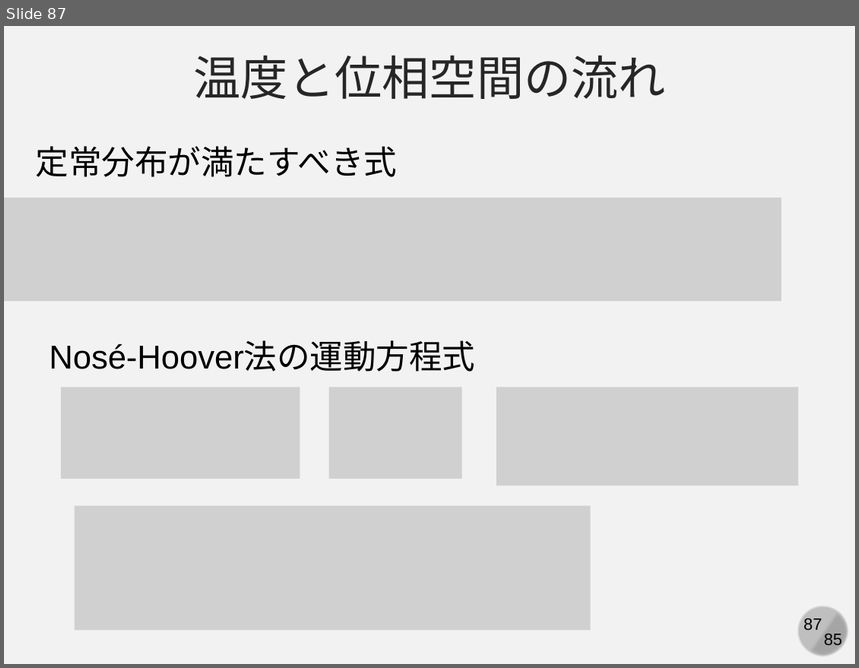
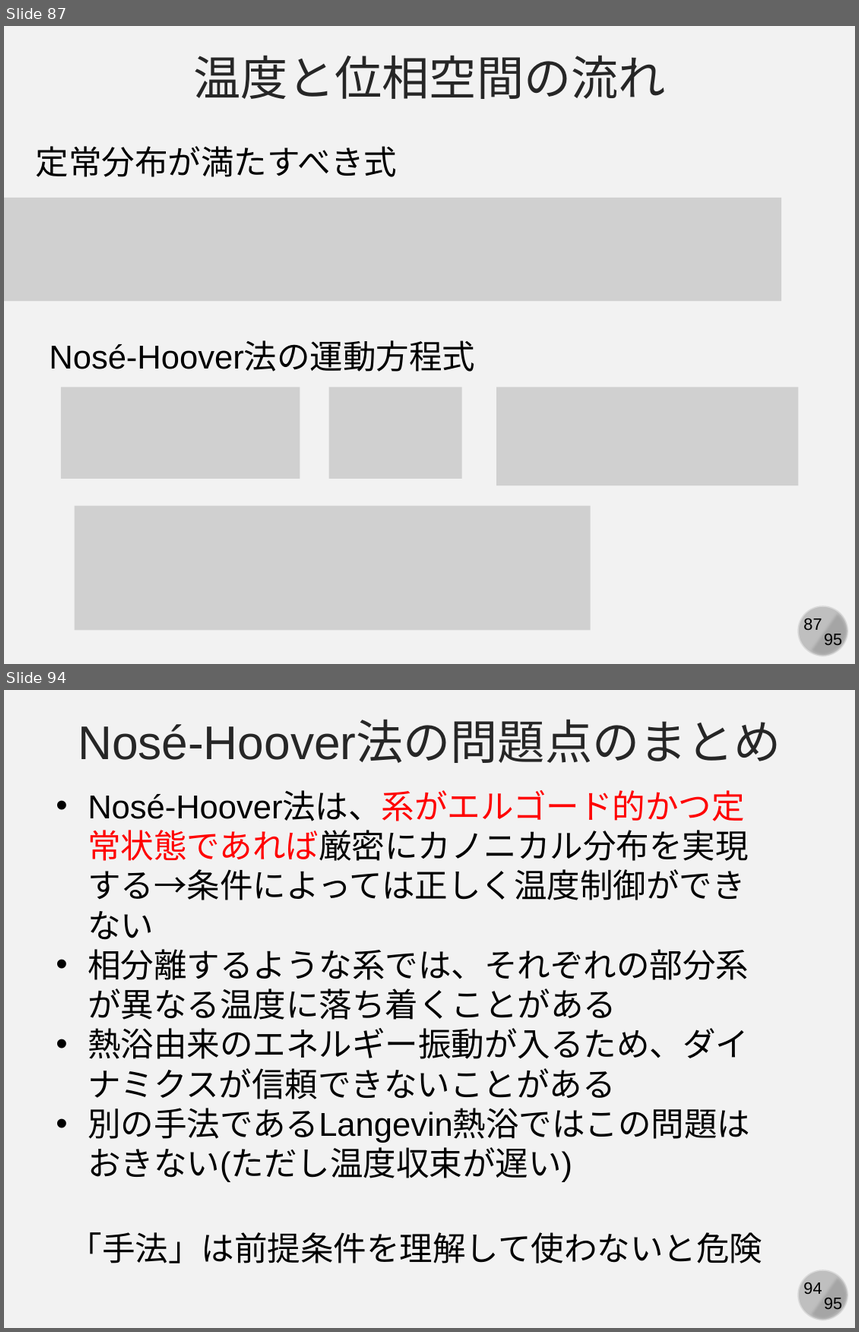
Before and after one commit to kaityo256/simulation_engineering, a slide deck: 06_md_observable/simulation06.pptx. Shown one above the other, each under a label of ours: slide 87 before the commit, slides 87 and 94 after it; the slides between them are not shown. The pictures are 859x668 and 859x1332 pixels, drawn with LibreOffice and Linux fonts; fonts in the diff are those of the drawing; grey boxes stand for pictures. Boxes give left, top, right and bottom in pixels: in the first picture for what was removed or moved away, otherwise in the second. Text is boxed around its words. In the diff, an @@ line names an element or a change of style, - is before the commit and + after.

```diff
--- a/06_md_observable/simulation06.pptx
+++ b/06_md_observable/simulation06.pptx
@@ slide 94 added at [4,690,855,1328], background #F2F2F2; not listed: 4 template elements that a slide beside it also shows @@
@@ text added at [78,721,781,763], 40 pt, text #262626 @@
+Nosé-Hoover法の問題点のまとめ
@@ text added at [88,792,750,1182], 28 pt, text #000000 @@
+• Nosé-Hoover法は、系がエルゴード的かつ定常状態であれば厳密にカノニカル分布を実現する→条件によっては正しく温度制御ができない
+• 相分離するような系では、それぞれの部分系が異なる温度に落ち着くことがある
+• 熱浴由来のエネルギー振動が入るため、ダイナミクスが信頼できないことがある
+• 別の手法であるLangevin熱浴ではこの問題はおきない(ただし温度収束が遅い)
@@ text added at [69,1233,762,1264], 28 pt, text #000000 @@
+「手法」は前提条件を理解して使わないと危険
@@ slide 87 changed as well @@
@@ text at [824,634,842,649]: text changed @@
-85
+95
```
Also in this commit, not shown: 88 other slides changed, 5 other slides added.
